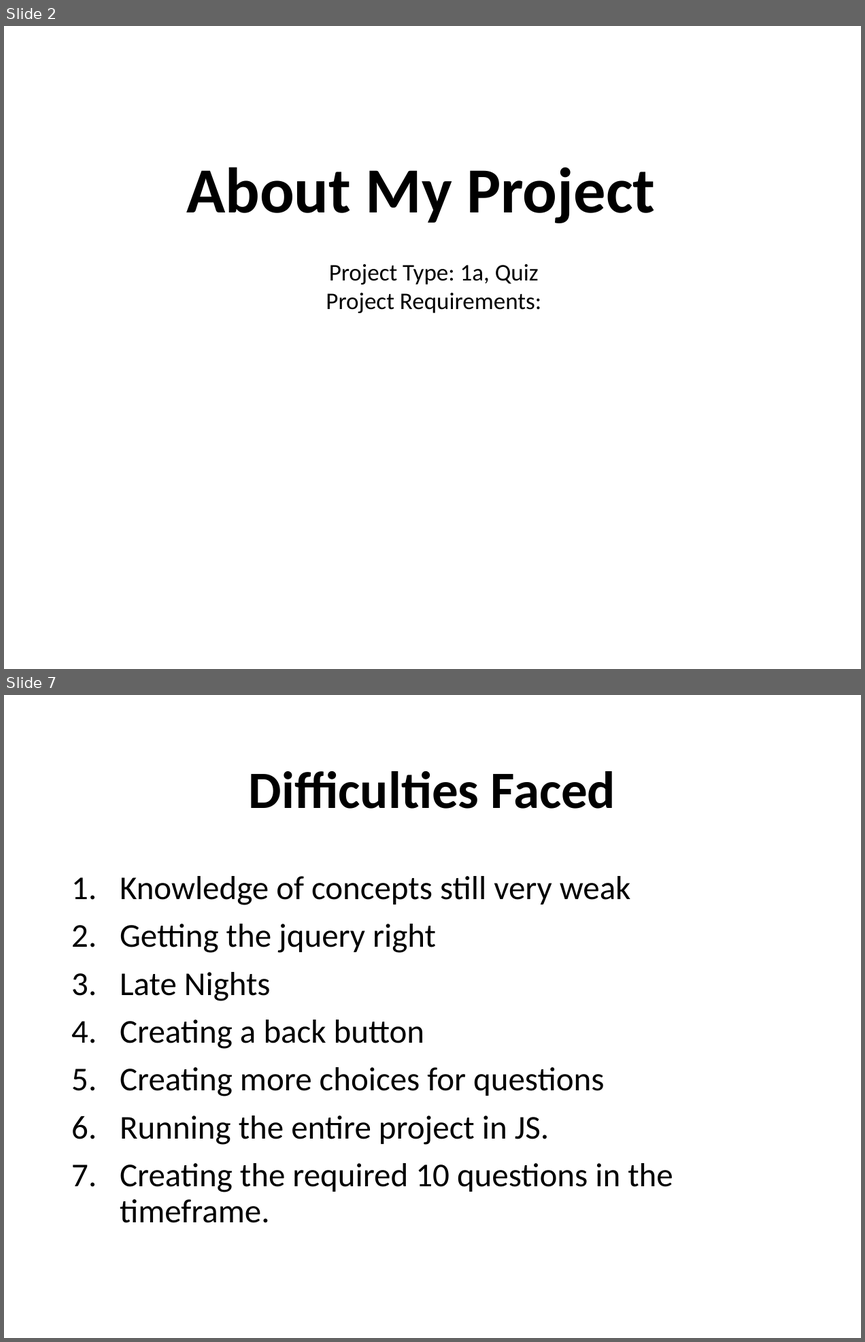
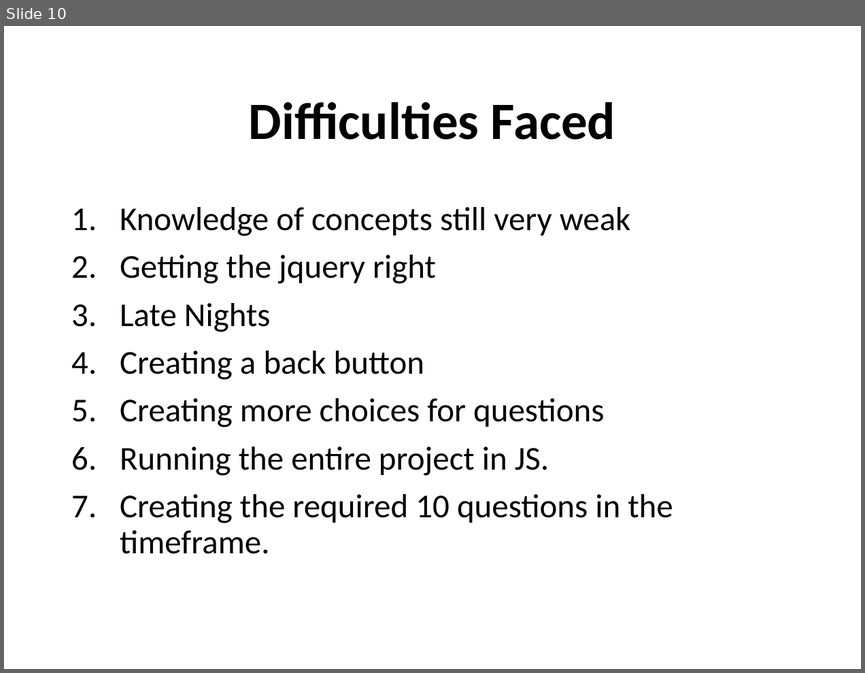
Before and after one commit to shamim1987/projectOne, a slide deck: quiz/presentation/Project One.pptx. Shown one above the other, each under a label of ours: slides 2 and 7 before the commit, slide 10 after it; the slides between them are not shown. The pictures are 865x1342 and 865x673 pixels, drawn with LibreOffice and Linux fonts; fonts in the diff are those of the drawing. Boxes give left, top, right and bottom in pixels: in the first picture for what was removed or moved away, otherwise in the second. Text is boxed around its words. In the diff, an @@ line names an element or a change of style, - is before the commit and + after.

```diff
--- a/quiz/presentation/Project One.pptx
+++ b/quiz/presentation/Project One.pptx
@@ slide 2 removed at bbox=[4, 26, 861, 669], background #FFFFFF @@
@@ title removed at bbox=[186, 167, 655, 223] @@
-About My Project
@@ text removed at bbox=[326, 264, 541, 313] @@
-Project Type: 1a, Quiz
-Project Requirements:
@@ what was slide 7 is now slide 10 @@
```
Also in this commit, not shown: 5 slides changed, 7 slides added, 1 other file.
